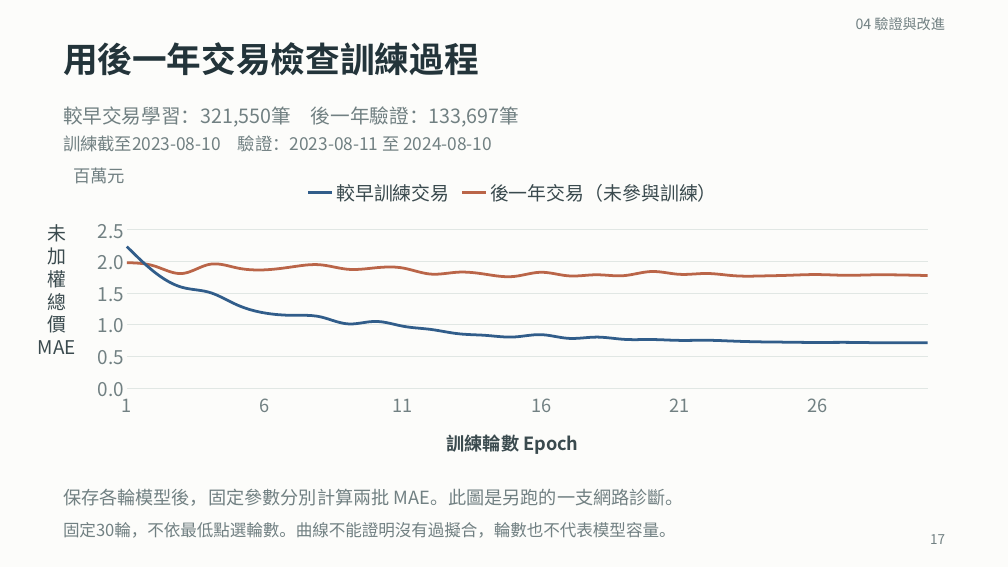
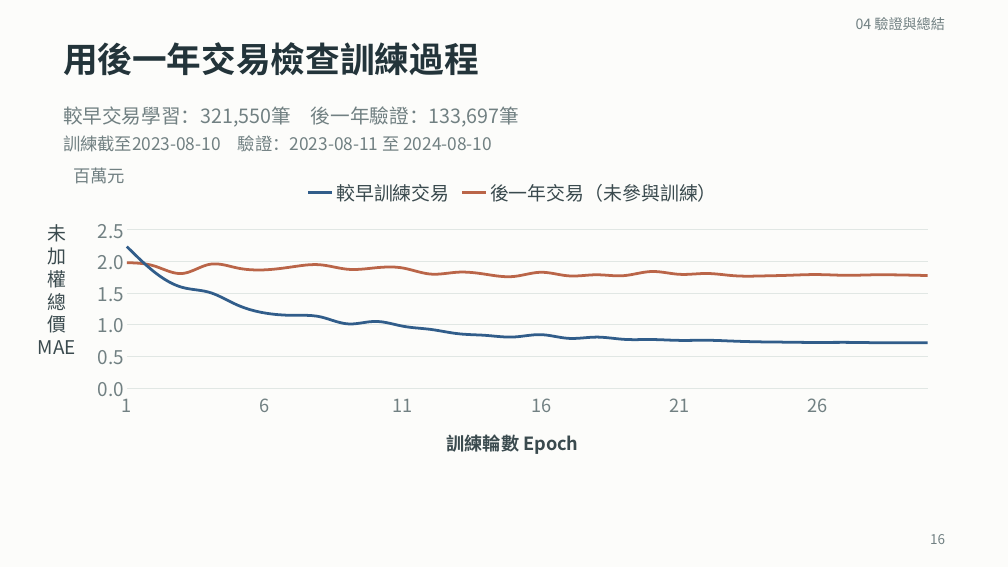
Before and after one commit to ziyi930108/nycu-house-price-regression, a slide deck: slide 16 of teaching/final_presentation/台灣房屋銷售價格預測挑戰賽_上台簡報.pptx (slide 17 before the commit). Drawn at 1008x567 pixels with LibreOffice and Linux fonts; fonts in the diff are those of the drawing. Boxes give left, top, right and bottom in pixels: in the first picture for what was removed or moved away, otherwise in the second. Text is boxed around its words. In the diff, an @@ line names an element or a change of style, - is before the commit and + after.

```diff
--- a/teaching/final_presentation/台灣房屋銷售價格預測挑戰賽_上台簡報.pptx
+++ b/teaching/final_presentation/台灣房屋銷售價格預測挑戰賽_上台簡報.pptx
@@ text at [856, 17, 945, 30]: text changed @@
-04 驗證與改進
+04 驗證與總結
@@ text removed at [63, 489, 684, 506] @@
-保存各輪模型後，固定參數分別計算兩批 MAE。此圖是另跑的一支網路診斷。
@@ text removed at [63, 522, 676, 538] @@
-固定30輪，不依最低點選輪數。曲線不能證明沒有過擬合，輪數也不代表模型容量。
@@ text at [930, 534, 945, 544]: text changed @@
-17
+16
```
Also in this commit, not shown: 14 other slides changed, 1 slide added, 4 slides removed, 52 other files.
